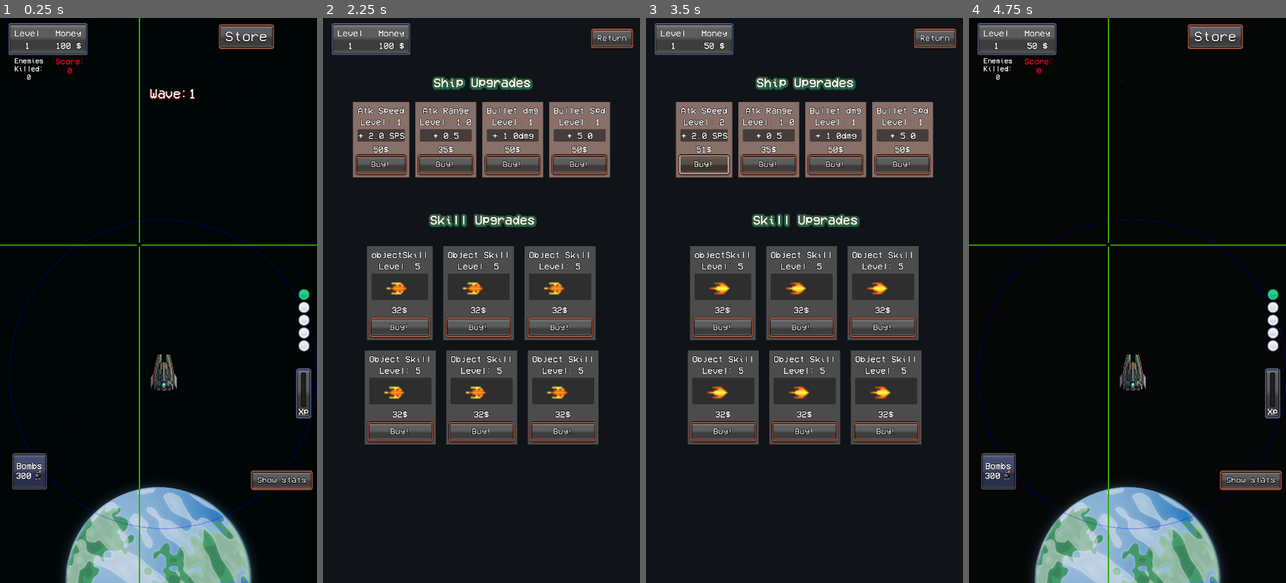
Above: before the commit, frames 1-4 (left to right).
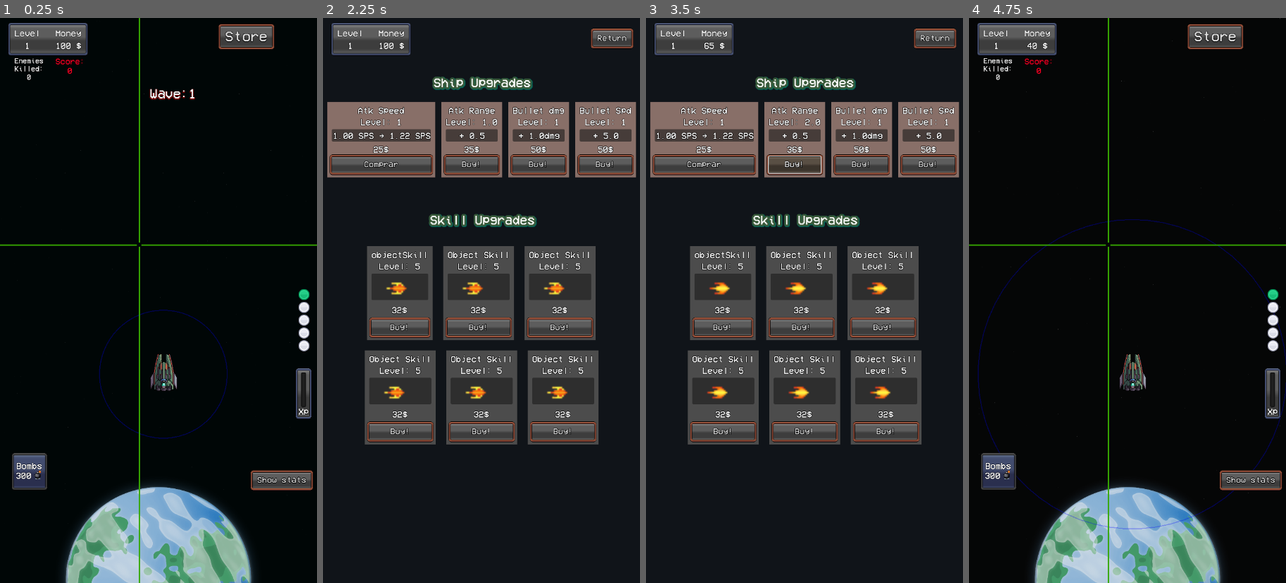
Above: after the commit, the same moments.

Repository: MauroCastro1705/mini_auto_battler
Game: Godot game, scene res://test/test-scene.tscn
Two runs of this game, one before a commit and one after it. Both use one fixed random seed, a clock stepped at 60 frames per second and the inputs below.
Inputs (mouse positions are in pixels of both pictures, inside the frame that each line leads up to):
- Up to frame 1 (0.25 s): no input
- Up to frame 2 (2.25 s): click "Show stats" at 0.5 s; click "Hide stats" at 1.25 s; click "Store" at 2 s
- Up to frame 3 (3.5 s): click "Buy!" at 2.75 s
- Up to frame 4 (4.75 s): click (1026, 164) at 3.5 s, where only the run after the commit has a clickable "Comprar"; click "Return" at 4.25 s

The runs differ from the first frame. In frame 1, 0.7% of the frame differs, in the area x 2-100%, y 35-91%; in frame 2, 6.3%; in frame 3, 6.7%, in the area x 1-99%, y 4-29%; in frame 4, 0.2%.
Error after the commit: Invalid assignment of property or key 'wait_time' with value of type 'Nil' on a base object of type 'Timer'. (res://character/player.gd:21)

Commit message:
atk speed changes

Diff:
--- a/autoloads/Global.gd
+++ b/autoloads/Global.gd
@@ -20,6 +20,8 @@
 var level:int = 1
 var xp_to_next:int = 10
 var attack_speed := 1.5 # Cooldown in seconds (lower = faster)
+var atk_speed_level:= 1
+var attack_cooldown
 var atk_range:float = 350
 var mobs_killed:int = 0
 
--- a/character/player.gd
+++ b/character/player.gd
@@ -15,23 +15,18 @@
 	Global.stats_updated.connect(update_global)
 	update_global() # Initial call
 	queue_redraw()
+	atk_timer.wait_time = Global.attack_cooldown
 
 func update_global() -> void:
-	shoot_cooldown = max(0.05, Global.attack_speed) # pequeño clamp defensivo
+	atk_timer.wait_time = Global.attack_cooldown
 	if atk_range.shape is CircleShape2D:
 		(atk_range.shape as CircleShape2D).radius = Global.atk_range
 
-func _process(delta: float) -> void:
+func _process(_delta: float) -> void:
 	queue_redraw()
-	time_since_shot += delta
-
 	var target := get_nearest_enemy()
 	if is_instance_valid(target):
 		look_at(target.global_position)
-
-	if time_since_shot >= shoot_cooldown:
-		shoot()
-		time_since_shot = 0.0
 
 func get_nearest_enemy() -> Node:
 	var nearest: Node = null
@@ -53,6 +48,9 @@
 func remove_enemy(enemy: Node) -> void:
 	# Llamada desde Enemy.deactivate() para garantizar limpieza aunque no haya body_exited
 	enemies_in_range.erase(enemy)
+
+func _on_atk_timer_timeout() -> void:
+	shoot()
 
 func shoot() -> void:
 	var target := get_nearest_enemy()
--- a/character/player.tscn
+++ b/character/player.tscn
@@ -33,5 +33,6 @@
 rotation = 1.5708
 texture = ExtResource("3_aypkh")
 
+[connection signal="timeout" from="atk_timer" to="." method="_on_atk_timer_timeout"]
 [connection signal="body_entered" from="enemy_detector" to="." method="_on_enemy_detector_body_entered"]
 [connection signal="body_exited" from="enemy_detector" to="." method="_on_enemy_detector_body_exited"]
--- a/ui/main_box/main__ui.gd
+++ b/ui/main_box/main__ui.gd
@@ -23,9 +23,8 @@
 	button.text = "Show stats"
 
 func update_labels() -> void:
-	var shots_per_second = 1.0 / Global.attack_speed
 	exp_label.text = str(Global.xp)
-	atk_speed_label.text = str("%.1f" % shots_per_second)
+	atk_speed_label.text = "%.1f" % Global.attack_speed
 	atk_dmg_label.text = str(Global.bullet_dmg)
 	atk_range_label.text = str(int(round(Global.atk_range)))
 	enemy_lvl_label.text = str(Global.enemigo_level)
--- a/ui/upgrade-menu/upgrade_buttons/atk speed/stat_atk_spd.gd
+++ b/ui/upgrade-menu/upgrade_buttons/atk speed/stat_atk_spd.gd
@@ -3,38 +3,94 @@
 @onready var stat_value: Label = %stat_value
 @onready var precio: Label = %precio
 @onready var stat_level_label: Label = %stat_level
+@onready var buy_button: Button = $MarginContainer/HBoxContainer/MarginContainer/VBoxContainer/Button
+
+
 var stat_comprado:float = 1.0
 var stat_cost:int = 50
 var base_sps := 1.0 # base shots per second
 var sps_growth := 0.05 # how much more per level
 var stat_level:int = 1
+# --- Estado ---
+var level: int = 1
+# --- Balance/config ---
+const BASE_COOLDOWN := 1.0        # segundos por disparo base (1.0 -> 1 SPS base)
+const MIN_COOLDOWN := 0.15        # seguridad: nunca menos de esto (≈6.66 SPS)
+const BONUS_CAP := 0.60           # cap total de reducción de cooldown: 60%
+const BONUS_K := 0.35             # rapidez para acercarse al cap (sube => mejoras fuertes al principio)
+
+const BASE_COST := 25            # costo nivel 1
+const COST_GROWTH := 1.20         # multiplicador por nivel (1.20 = +20% por nivel)
+
+const MAX_LEVEL := 50             # opcional: cap duro de niveles
 
 
 func _ready() -> void:
 	stat_title.text = "Atk Speed"
-	stat_value.text = "+ " + str(round(Global.attack_speed)) + " SPS"
-	precio.text = str(stat_cost) + "$"
-	stat_level_label.text = "Level: " + str(stat_level)
+	# Si ya tenés un valor persistido:
+	if "atk_speed_level" in Global:
+		level = max(1, Global.atk_speed_level)
+	_apply_to_global()
+	_update_ui()
 
 func _on_button_pressed() -> void:
-	check_funds()
+	_try_buy()
 
-func check_funds():
-	if Global.player_money >= stat_cost:
-		upgrade_stat()
+#NUEVOOOOO
+# --------- Lógica de balance ----------
+func _cooldown_for_level(l: int) -> float:
+	# Curva asintótica: reduce el cooldown hasta BASE_COOLDOWN * (1 - BONUS_CAP)
+	var bonus := BONUS_CAP * (1.0 - exp(-BONUS_K * float(l - 1)))
+	var cd := BASE_COOLDOWN * (1.0 - bonus)
+	return max(MIN_COOLDOWN, cd)
+
+func _sps_for_level(l: int) -> float:
+	return 1.0 / _cooldown_for_level(l)
+
+func _cost_for_level(l: int) -> int:
+	# Costo del nivel ACTUAL (pagar para pasar de l -> l+1)
+	return int(round(BASE_COST * pow(COST_GROWTH, float(l - 1))))
+
+# --------- Compra / Aplicación ----------
+func _try_buy() -> void:
+	if level >= MAX_LEVEL:
+		print("Alcanzaste el nivel máximo de velocidad de ataque.")
+		return
+	var cost := _cost_for_level(level)
+	if Global.player_money < cost:
+		print("Fondos insuficientes. Tenés: ", Global.player_money, " / Necesitás: ", cost)
+		return
+
+	# Cobrar y subir nivel
+	Global.player_money -= cost
+	level += 1
+	Global.atk_speed_level = level  # en global para persistir el valor
+	_apply_to_global()
+	Global.emit_signal("stats_updated")
+	_update_ui()
+
+func _apply_to_global() -> void:
+	# Escribimos ambos: cooldown (para el Timer) y SPS (para mostrar/hud)
+	Global.attack_cooldown = _cooldown_for_level(level)
+	Global.attack_speed = _sps_for_level(level)
+
+# --------- UI ----------
+func _update_ui() -> void:
+	var current_sps := _sps_for_level(level)
+	var next_sps := _sps_for_level(min(level + 1, MAX_LEVEL))
+	var cost = ((level >= MAX_LEVEL) if 0 else _cost_for_level(level))
+
+	# Mostrar "SPS actual → SPS siguiente" con 2 decimales
+	stat_value.text = "%0.2f SPS → %0.2f SPS" % [current_sps, next_sps]
+	stat_level_label.text = "Level: %d" % level
+
+	if level >= MAX_LEVEL:
+		precio.text = "MAX"
+		if is_instance_valid(buy_button):
+			buy_button.disabled = true
+			buy_button.text = "Max"
 	else:
-		print("no hay plata, fondos =  ", Global.player_money)
-
-func upgrade_stat():
-	Global.attack_speed = base_sps + log(1 + stat_level) * sps_growth
-	Global.player_money -= stat_cost
-	stat_comprado += 0.02
-	stat_level += 1
-	update_price()
-	Global.emit_signal("stats_updated")
-	print("nuevo valor de attack_speed: ", Global.attack_speed)
-
-func update_price():
-	stat_cost = round(stat_cost * stat_comprado)
-	precio.text = str(stat_cost) + "$"
-	stat_level_label.text = "Level: " + str(stat_level)
+		precio.text = str(cost) + "$"
+		if is_instance_valid(buy_button):
+			buy_button.disabled = Global.player_money < cost
+			buy_button.text = "Comprar"
